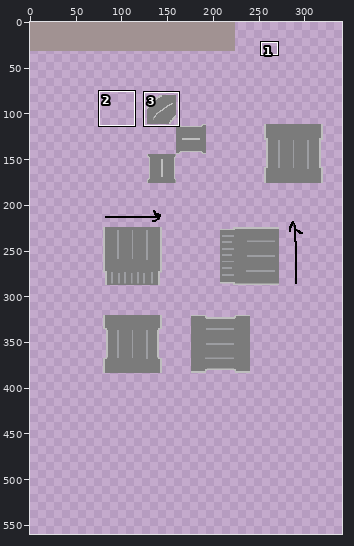
Pixel-art file: Art/enemies/hitechbg.aseprite. Above, an overview of the earlier version with the close-up marked.
Close-up. The starting point:
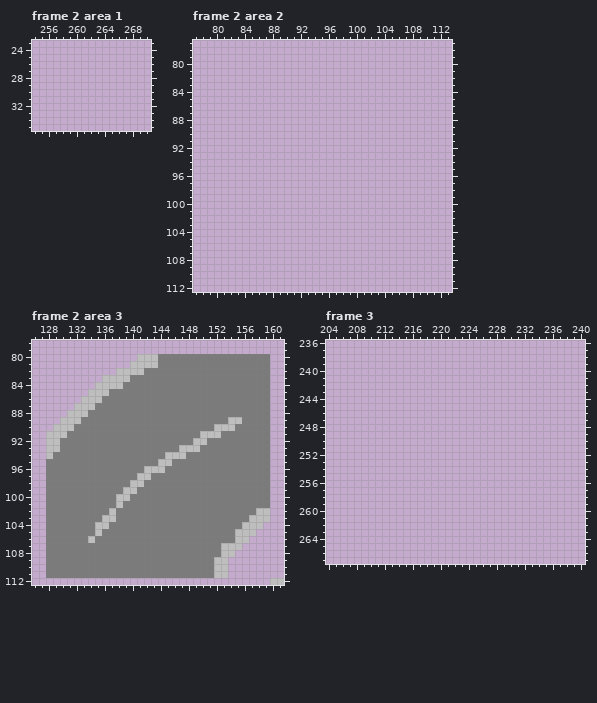
360x640 pixels, 3 frames. Colours within 5 levels of each other are drawn and written as one. Shown: frame 2 area 1: x 254..270, y 23..35; frame 2 area 2: x 77..113, y 77..112; frame 2 area 3: x 126..161, y 78..112; frame 3: x 204..240, y 236..267. The wide view leaves out empty margins. The commit also changed other frames or places, which this record leaves out.
And afterwards:
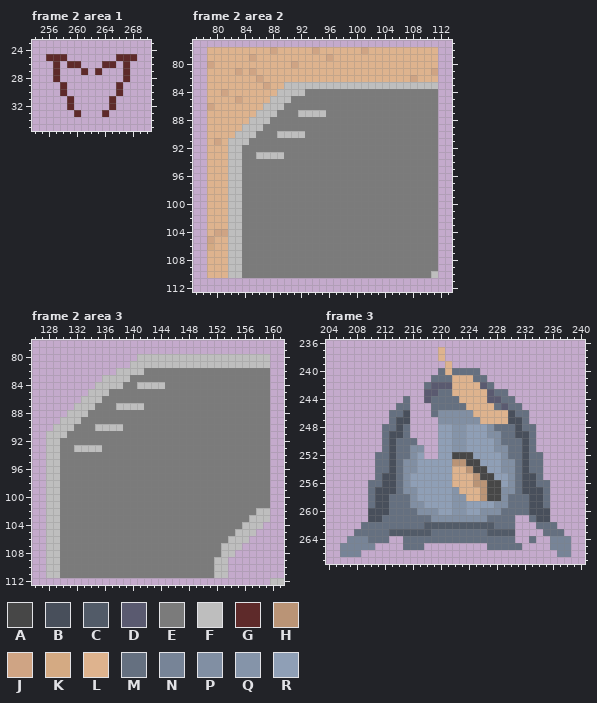
Palette (. is transparent): A #474747  B #484f5b  C #525b68  D #5a5a70  E #7b7b7b  F #bebebe  G #5e2a2a  H #ba9476  J #cfa484  K #d4aa83  L #deb38e  M #657080  N #778497  P #818fa3  Q #8594a9  R #8f9fb6
The exact change:
Changed rows in their new state; - is an unchanged pixel.
Frame 2 area 1:
first column x 256:
25 GGG-------GGG
26 -G-GG---GG-G-
27 -G---G-G---G-
28 -G---------G-
29 --G-------G--
30 --G-------G--
31 ---G-----G---
32 ---G-----G---
33 ----G---G----
Frame 2 area 2:
first column x 79:
 78 LLLLLLLLLJLLLLLJLLLLLLJLLLLLLLLLL
 79 LLLLLLJLLLLLLLLLLJLLLLLLLLLLLLLLL
 80 JLLLLLLLLLLLJLLLLLLLLLLLLLLLLLLLL
 81 LLLLJLJLLLLLLLLLLLLLLLLLLLLLLLLLJ
 82 LLLLLLLJLLLLLLLLLLLLLLLLLLLLLJLLL
 83 LLLLLLLLJLLFFFFFFFFFFFFFFFFFFFFFF
 84 LLJLLLLLLLFFFFEEEEEEEEEEEEEEEEEEE
 85 LLLLJLLLLFFFEEEEEEEEEEEEEEEEEEEEE
 86 JLLLLLLLFFFEEEEEEEEEEEEEEEEEEEEEE
 87 LLLLLLLFFFEEEFFFFEEEEEEEEEEEEEEEE
 88 LLLLLLFFFEEEEEEEEEEEEEEEEEEEEEEEE
 89 LLLLLFFFEEEEEEEEEEEEEEEEEEEEEEEEE
 90 LLLLFFFEEEFFFFEEEEEEEEEEEEEEEEEEE
 91 LJLFFFEEEEEEEEEEEEEEEEEEEEEEEEEEE
 92 LLLFFEEEEEEEEEEEEEEEEEEEEEEEEEEEE
 93 LLLFFEEFFFFEEEEEEEEEEEEEEEEEEEEEE
 94 LLLFFEEEEEEEEEEEEEEEEEEEEEEEEEEEE
 95 LLLFFEEEEEEEEEEEEEEEEEEEEEEEEEEEE
 96 LLLFFEEEEEEEEEEEEEEEEEEEEEEEEEEEE
 97 LLLFFEEEEEEEEEEEEEEEEEEEEEEEEEEEE
 98 LLLFFEEEEEEEEEEEEEEEEEEEEEEEEEEEE
 99 LLLFFEEEEEEEEEEEEEEEEEEEEEEEEEEEE
100 LLLFFEEEEEEEEEEEEEEEEEEEEEEEEEEEE
101 LLLFFEEEEEEEEEEEEEEEEEEEEEEEEEEEE
102 LLLFFEEEEEEEEEEEEEEEEEEEEEEEEEEEE
103 LLLFFEEEEEEEEEEEEEEEEEEEEEEEEEEEE
104 LJJFFEEEEEEEEEEEEEEEEEEEEEEEEEEEE
105 JLLFFEEEEEEEEEEEEEEEEEEEEEEEEEEEE
106 KLLFFEEEEEEEEEEEEEEEEEEEEEEEEEEEE
107 LLLFFEEEEEEEEEEEEEEEEEEEEEEEEEEEE
108 LLLFFEEEEEEEEEEEEEEEEEEEEEEEEEEEE
109 LLLFFEEEEEEEEEEEEEEEEEEEEEEEEEEEE
110 LLLFFEEEEEEEEEEEEEEEEEEEEEEEEEEEF
Frame 2 area 3:
first column x 128:
 80 ----------------FFFFFFFFFFFFFFFF
 81 ----------------FFFFFFFFFFFFFFFF
 84 -------------FFFF---------------
 87 ----------FFFF------------------
 89 --------------------------EE----
 90 -------FFFF-------------EEE-----
 91 ----------------------EEE-------
 92 ---------------------EE---------
 93 ----FFFF-----------EEE----------
 94 -F---------------EEE------------
 95 FF--------------EE--------------
 96 FF------------EEE---------------
 97 FF-----------EE-----------------
 98 FF----------EE------------------
 99 FF---------EE-------------------
100 FF--------EE--------------------
101 FF--------E---------------------
102 FF-------E----------------------
103 FF------EE----------------------
104 FF-----EE-----------------------
105 FF-----E------------------------
106 FF----E-------------------F-----
107 FF------------------------------
108 FF------------------------------
109 FF------------------------------
110 FF------------------------------
111 FF------------------------------
Frame 3:
first column x 206:
237 --------------L------------------
238 --------------L------------------
239 ---------------L-----------------
240 --------------MLMMMM-------------
241 -------------MMMLLLMM------------
242 ------------MDDDLLLLDM-----------
243 ------------DDMMLLLLLDMM---------
244 ---------M--DMMMMLLLLDDMM--------
245 --------MM---MMMMMLLLLMDMM-------
246 -------MMB---MPPPPPLLLLLBMM------
247 -------MBB----PPPPPPLLLLBBM------
248 ------MMBM----RRQQRRRPMMMBMM-----
249 ------MBBM----RRQQRRRPPMMBBM-----
250 ------MBMMM---RRQQRRRRPMMMBM-----
251 ------MBMMPP--RRQQRRRRPPMMBM-----
252 -----MMBMMPR--RRAAARRRRPMMBMM----
253 -----MMBMPPRRRRRHHAARRRPPMBMM----
254 -----MMBMPPRRRRRLLHAARRPPMBMM----
255 -----MBBMPRRRRRRLLLHAARRPMBBM----
256 ----MMBBMPRRRRRRLLLHHAARPMBBMM---
257 ----MBBBMPPRRRRRQLLLHAAPPMBBBM---
258 ----MBBMMMPRRRRRQQLLHAAPMMMBBM---
259 ----MBBMMMPPRRRRQQRRRRPPMMMBBM---
260 ----BBBMMMMPPPRRQQRRPPPMMMMBBB---
261 ----BBMMMMMMMPPPPPPPPMMMM--MBB---
262 ---MMMMMMMMMCCCCCCCCCCMMM---MMM--
263 --MMMMMCCCCCCMMMMMMMMCCCC----MMM-
264 -NNNMMM--MMMMMMMMMMMMMMMM--M--NNN
265 NNNNN----MMM---------MMMMM----NNN
266 NNN----------------------------NN
Changed places in both close-ups, as pixel boxes (x1, y1, x2, y2):
added: (46, 54, 137, 117)
added: (207, 47, 438, 278)
changed: (46, 354, 270, 578)
added: (340, 347, 571, 557)
